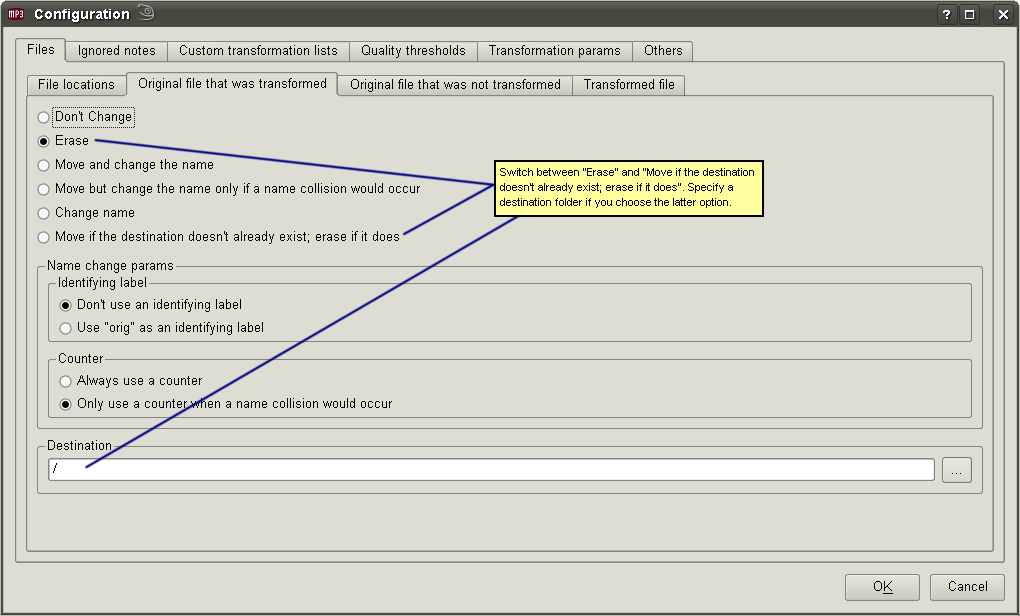
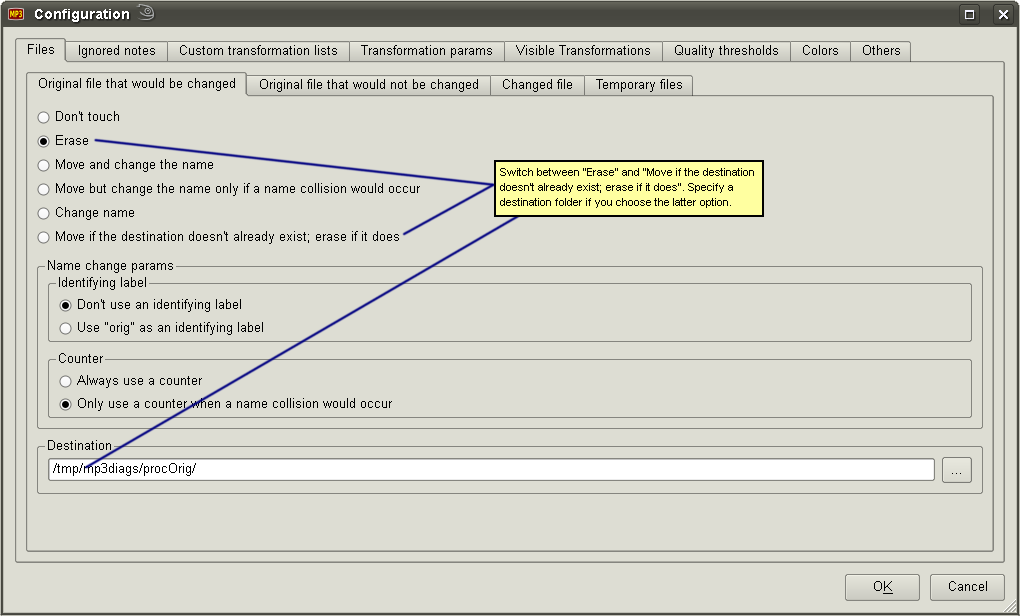
Comparing the layer stacks of the two 1020 × 616 images. Changes:
renamed "Pasted Layer" to "Pasted Layer#3", painted on it over [8, 4, 1016, 612]
moved "Pasted Layer#2" below "Pasted Layer#3", painted on it over [8, 4, 1016, 612]
